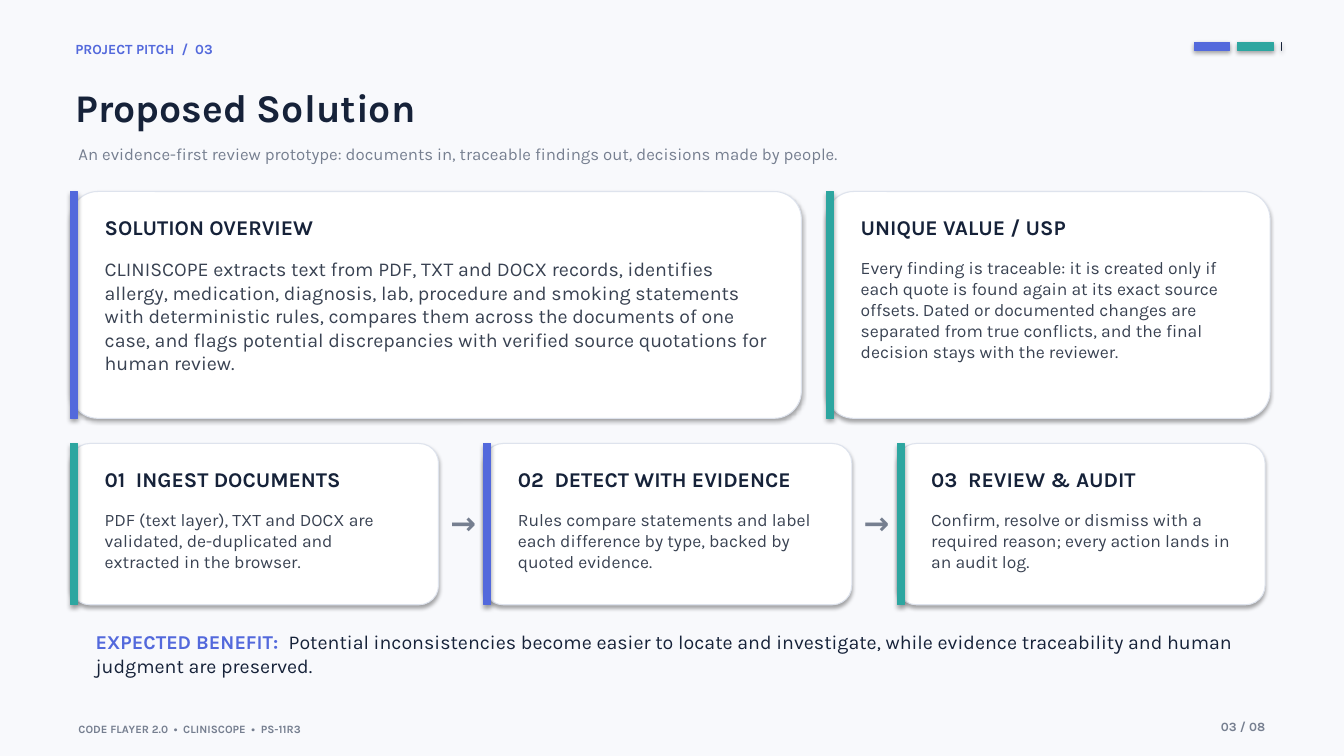
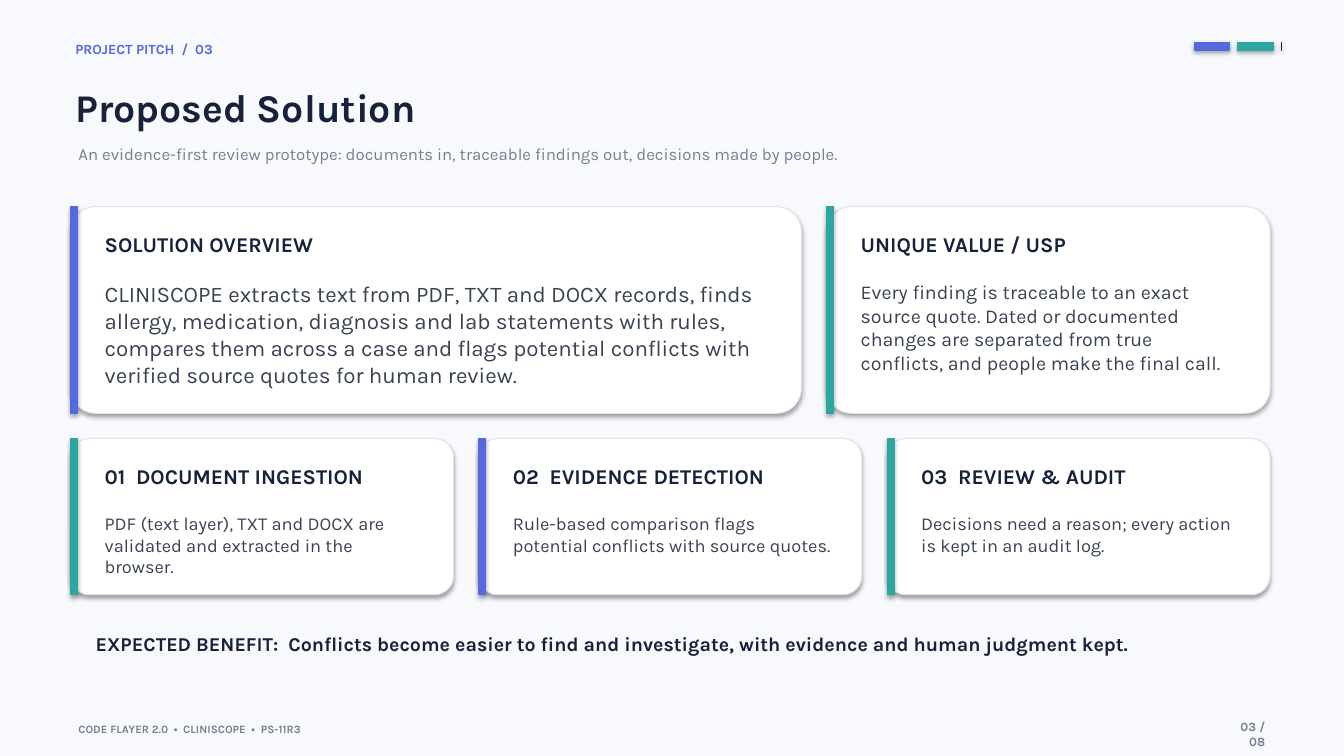
Before and after one commit to anirudhleetcode-max/cliniscope-healthcare-contradiction-detector, a slide deck: slide 3 of presentation/CLINISCOPE_PS11R3_Hackathon_Presentation.pptx. Drawn at 1344x756 pixels with LibreOffice and Linux fonts; fonts in the diff are those of the drawing. Boxes give left, top, right and bottom in pixels: in the first picture for what was removed or moved away, otherwise in the second. Text is boxed around its words. In the diff, an @@ line names an element or a change of style, - is before the commit and + after.

```diff
--- a/presentation/CLINISCOPE_PS11R3_Hackathon_Presentation.pptx
+++ b/presentation/CLINISCOPE_PS11R3_Hackathon_Presentation.pptx
@@ rounded rectangle: place and size @@
-rounded rectangle at (71,192,802,418)
+rounded rectangle at (71,207,802,413)
@@ rectangle: place and size @@
-rectangle at (71,192,78,418)
+rectangle at (71,207,78,413)
@@ rounded rectangle: place and size @@
-rounded rectangle at (827,192,1270,418)
+rounded rectangle at (827,207,1270,413)
@@ rectangle: place and size @@
-rectangle at (827,192,834,418)
+rectangle at (827,207,834,413)
@@ text "SOLUTION OVERVIEW": place and size @@
-text "SOLUTION OVERVIEW" at (105,221,313,236)
+text "SOLUTION OVERVIEW" at (105,238,313,253)
@@ text "UNIQUE VALUE / USP": place and size @@
-text "UNIQUE VALUE / USP" at (861,221,1066,239)
+text "UNIQUE VALUE / USP" at (861,238,1066,256)
@@ text at (105,286,753,389): text changed; size 14 to 16 pt @@
-CLINISCOPE extracts text from PDF, TXT and DOCX records, identifies allergy, medication, diagnosis, lab, procedure and smoking statements with deterministic rules, compares them across the documents of one case, and flags potential discrepancies with verified source quotations for human review.
+CLINISCOPE extracts text from PDF, TXT and DOCX records, finds allergy, medication, diagnosis and lab statements with rules, compares them across a case and flags potential conflicts with verified source quotes for human review.
@@ text at (861,285,1220,375): text changed; size 12.5 to 14 pt @@
-Every finding is traceable: it is created only if each quote is found again at its exact source offsets. Dated or documented changes are separated from true conflicts, and the final decision stays with the reviewer.
+Every finding is traceable to an exact source quote. Dated or documented changes are separated from true conflicts, and people make the final call.
@@ rectangle: place and size @@
-rectangle at (71,444,78,605)
+rectangle at (71,439,78,595)
@@ rounded rectangle: place and size @@
-rounded rectangle at (71,444,439,605)
+rounded rectangle at (71,439,454,595)
@@ rounded rectangle: place and size @@
-rounded rectangle at (484,444,852,605)
+rounded rectangle at (479,439,862,595)
@@ rectangle: place and size @@
-rectangle at (484,444,491,605)
+rectangle at (479,439,486,595)
@@ rounded rectangle: place and size @@
-rounded rectangle at (897,444,1265,605)
+rounded rectangle at (887,439,1270,595)
@@ rectangle: place and size @@
-rectangle at (897,444,904,605)
+rectangle at (887,439,894,595)
@@ text at (105,470,363,485): text changed @@
-01 INGEST DOCUMENTS
+01 DOCUMENT INGESTION
@@ text at (513,470,764,485): text changed @@
-02 DETECT WITH EVIDENCE
+02 EVIDENCE DETECTION
@@ text "03 REVIEW & AUDIT": place and size @@
-text "03 REVIEW & AUDIT" at (931,473,1136,488)
+text "03 REVIEW & AUDIT" at (921,470,1126,485)
@@ text removed at (441,499,486,539) @@
-→
@@ text removed at (854,499,899,539) @@
-→
@@ text at (105,517,384,573): text changed; size 12.5 to 13 pt @@
-PDF (text layer), TXT and DOCX are validated, de-duplicated and extracted in the browser.
+PDF (text layer), TXT and DOCX are validated and extracted in the browser.
@@ text at (513,517,830,557): text changed; size 12.5 to 13 pt @@
-Rules compare statements and label each difference by type, backed by quoted evidence.
+Rule-based comparison flags potential conflicts with source quotes.
@@ text at (921,517,1231,557): text changed; size 12.5 to 13 pt @@
-Confirm, resolve or dismiss with a required reason; every action lands in an audit log.
+Decisions need a reason; every action is kept in an audit log.
@@ text at (96,637,1128,656): text changed; bold on @@
-EXPECTED BENEFIT: Potential inconsistencies become easier to locate and investigate, while evidence traceability and human judgment are preserved.
+EXPECTED BENEFIT: Conflicts become easier to find and investigate, with evidence and human judgment kept.
@@ text "03 / 08" rewrapped from (1221,722,1265,731) to (1240,723,1265,746) @@
```
Also in this commit, not shown: 7 other slides changed, 3 other files.
